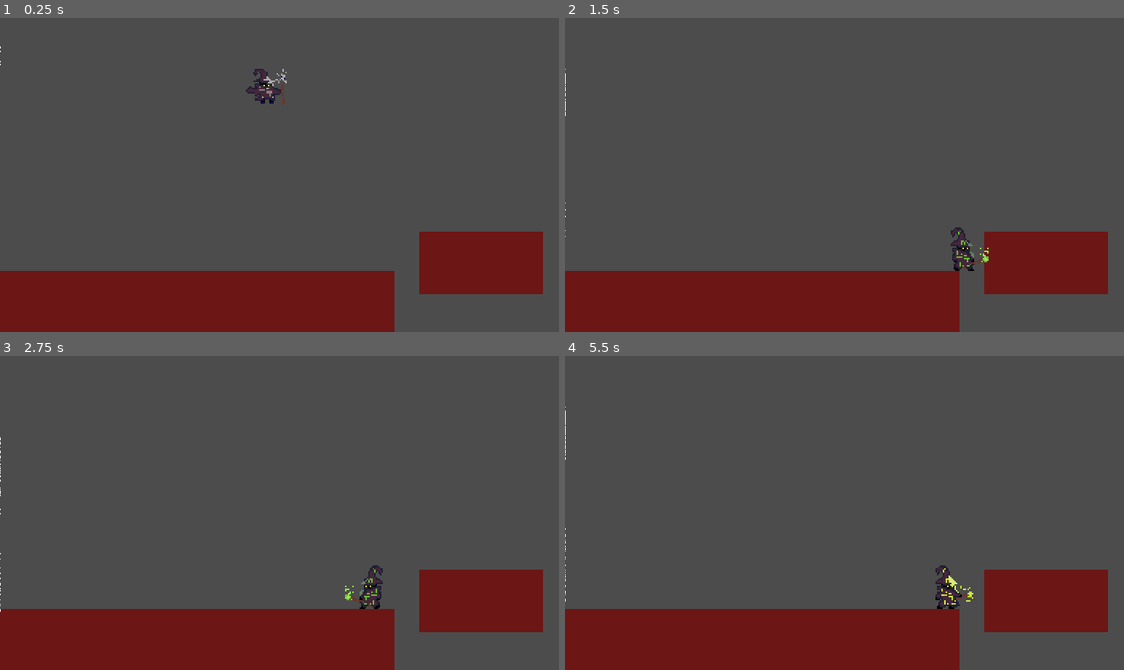
Above: before the commit, frames 1-4 (two rows, left to right).
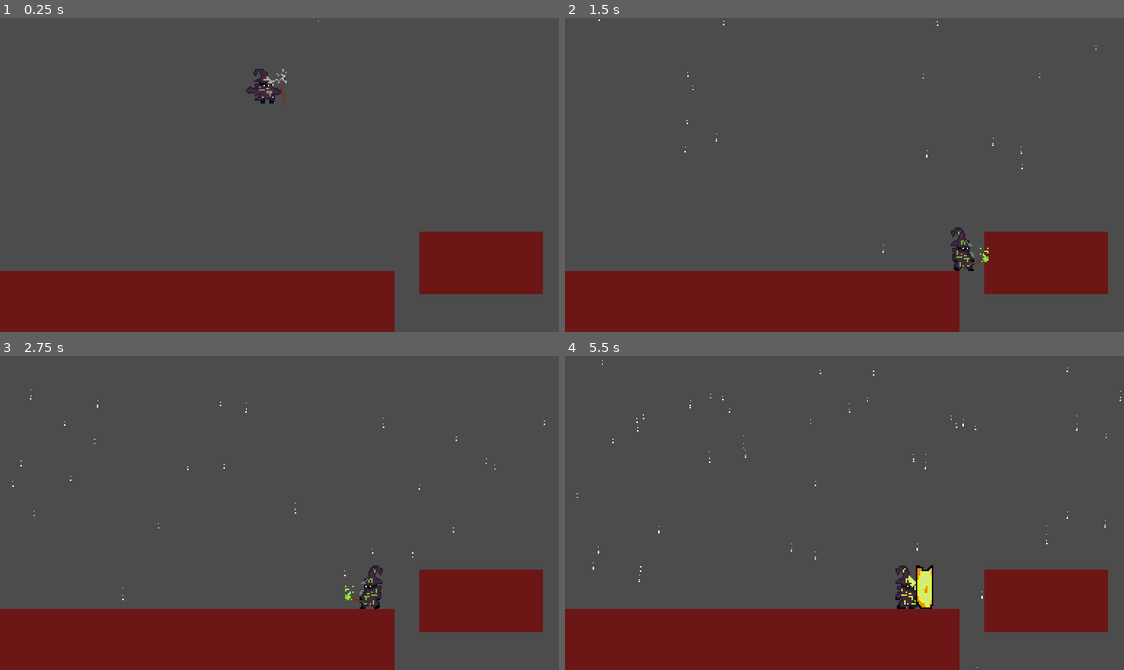
Above: after the commit, the same moments.

Repository: arthur-bpv/rain-mage
Game: Godot game, scene res://main.tscn
Same seed, same stepped clock (60 frames per second), same inputs: the game is played once before the commit and once after it.
Inputs (mouse positions are in pixels of both pictures, inside the frame that each line leads up to):
- Up to frame 1 (0.25 s): no input
- Up to frame 2 (1.5 s): move the mouse to (967, 159) at 0.52 s; press the mouse at (967, 159) at 0.53 s; hold D (right) from 0.53 s (still down); tap W (up) at 0.77 s; move the mouse to (732, 190) at 1.27 s; release the mouse at (732, 190) at 1.28 s; click (732, 190) at 1.35 s
- Up to frame 3 (2.75 s): tap W (up) at 1.52 s; move the mouse to (335, 443) at 2.02 s; release D (right) at 2.03 s; press the mouse at (335, 443) at 2.03 s; hold A (left) from 2.03 s (still down)
- Up to frame 4 (5.5 s): move the mouse to (816, 575) at 2.77 s; release A (left) at 2.78 s; release the mouse at (816, 575) at 2.78 s; hold D (right) 2.78-4.28 s; click (816, 575) at 2.85 s; tap W (up) at 3.02, 3.77, 4.52 s; move the mouse to (1012, 560) at 3.52 s; press the mouse at (1012, 560) at 3.53 s; move the mouse to (676, 465) at 4.27 s; release the mouse at (676, 465) at 4.28 s; hold A (left) 4.28-5.03 s; click (676, 465) at 4.35 s; move the mouse to (872, 513) at 5.02 s; press the mouse at (872, 513) at 5.03 s; hold D (right) from 5.03 s (still down)

The runs differ from the first frame. In frame 1, less than 0.1% of the frame differs, in the area x 0-58%, y 0-16%; in frame 2, less than 0.1%; in frame 3, less than 0.1%; in frame 4, 1.4%, in the area x 0-100%, y 1-100%.

Commit message:
update | playt

Diff:
--- a/effects/rain/drop.tscn
+++ b/effects/rain/drop.tscn
@@ -1,9 +1,19 @@
-[gd_scene load_steps=4 format=2]
+[gd_scene load_steps=6 format=2]
 
 [ext_resource path="res://effects/rain/drop.gd" type="Script" id=1]
 
-[sub_resource type="Curve" id=1]
+[sub_resource type="Curve" id=3]
 _data = [ Vector2( 0, 1 ), 0.0, 0.0, 0, 0, Vector2( 1, 0 ), 0.0, 0.0, 0, 0 ]
+
+[sub_resource type="CurveTexture" id=4]
+curve = SubResource( 3 )
+
+[sub_resource type="ParticlesMaterial" id=5]
+flag_disable_z = true
+gravity = Vector3( 0, -24, 0 )
+orbit_velocity = 0.0
+orbit_velocity_random = 0.0
+scale_curve = SubResource( 4 )
 
 [sub_resource type="RectangleShape2D" id=2]
 extents = Vector2( 0.5, 0.5 )
@@ -15,12 +25,10 @@
 position = Vector2( 0.5, 0.5 )
 rect = Rect2( -1, -1, 1, 1 )
 
-[node name="CPUParticles2D" type="CPUParticles2D" parent="."]
+[node name="Particles2D" type="Particles2D" parent="."]
 amount = 4
 lifetime = 1.2
-direction = Vector2( 0, 0 )
-gravity = Vector2( 0, -32 )
-scale_amount_curve = SubResource( 1 )
+process_material = SubResource( 5 )
 
 [node name="CollisionShape2D" type="CollisionShape2D" parent="."]
 shape = SubResource( 2 )
--- a/effects/rain/rain.gd
+++ b/effects/rain/rain.gd
@@ -2,8 +2,8 @@
 
 var drop = preload("res://effects/rain/drop.tscn");
 
-var MIN_PER_SPAWN = 2.0;
-var MAX_PER_SPAWN = 50.0;
+var MIN_PER_SPAWN = 8.0;
+var MAX_PER_SPAWN = 42.0;
 var cooldown = 0;
 
 func _process(delta):
@@ -13,8 +13,8 @@
 
 		for n in int(rand_range(MIN_PER_SPAWN, MAX_PER_SPAWN)):
 			var d = drop.instance();
-			d.global_position.x = rand_range(0, 384);
-			d.global_position.y = -rand_range(0, 128);
+			d.position.x = rand_range(0, 384);
+			d.position.y = -rand_range(0, 128);
 			add_child(d);
 
 		cooldown = 1;
--- a/player/player.gd
+++ b/player/player.gd
@@ -11,7 +11,7 @@
 
 func magic():
 	magic = true;
-	$AnimatedSprite.play(select)
+	$AnimatedSprite.play(select);
 
 func _is_jump():
 	return not is_on_floor() and velocity.y < 0;
@@ -47,6 +47,10 @@
 		if Input.is_action_just_pressed("magic") and is_on_floor():
 			magic();
 
+	if magic:
+		if $AnimatedSprite.frame >= 2 and Input.is_action_pressed("magic") and select == "thunder_block":
+			$AnimatedSprite.frame = 2;
+
 	_anim();
 	move_and_slide(velocity, Vector2.UP, true);
 
--- a/player/player.tscn
+++ b/player/player.tscn
@@ -98,7 +98,7 @@
 "frames": [ SubResource( 8 ), SubResource( 7 ) ],
 "loop": true,
 "name": "idle",
-"speed": 4.0
+"speed": 2.0
 }, {
 "frames": [ SubResource( 9 ) ],
 "loop": true,
@@ -108,7 +108,7 @@
 "frames": [ SubResource( 12 ), SubResource( 13 ), SubResource( 14 ), SubResource( 15 ), SubResource( 16 ), SubResource( 17 ) ],
 "loop": false,
 "name": "thunder_block",
-"speed": 10.0
+"speed": 9.0
 }, {
 "frames": [ SubResource( 1 ), SubResource( 2 ), SubResource( 3 ), SubResource( 4 ) ],
 "loop": true,
